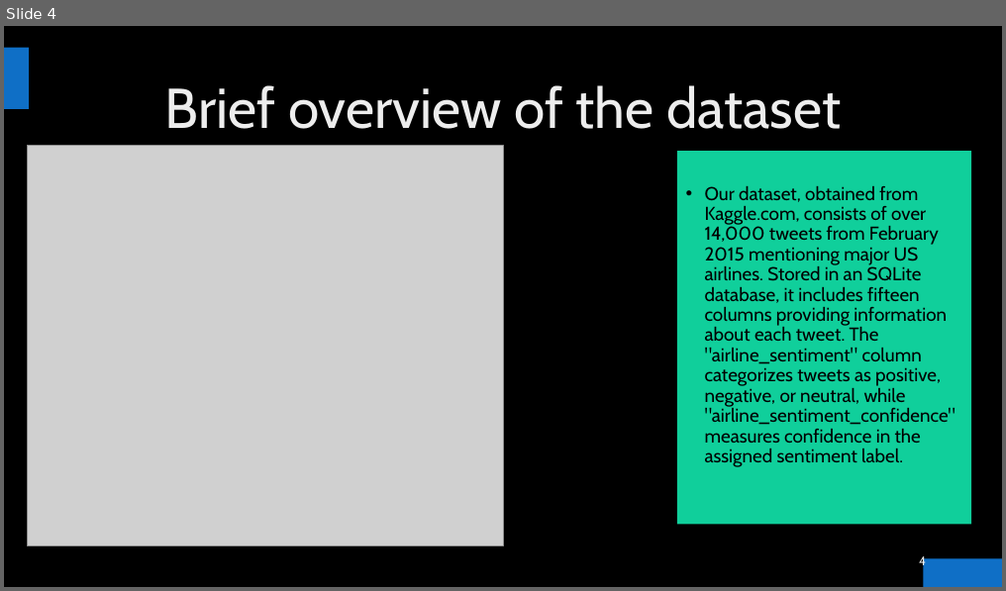
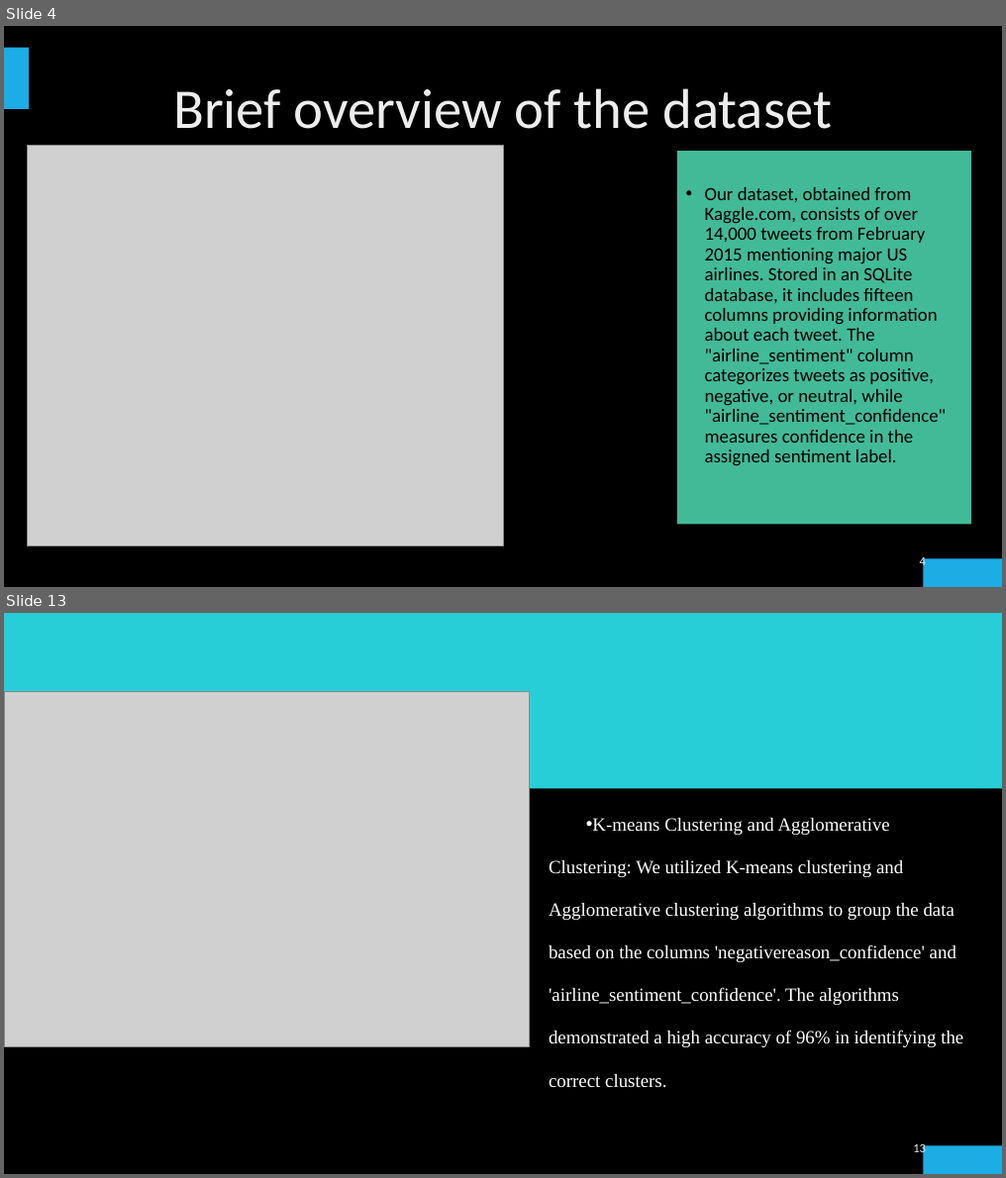
Before and after one commit to ElDon2308/Airline-Sentiment-Analysis, a slide deck: Airline Sentiment Analysis Presentation.pptx. Shown one above the other, each under a label of ours: slide 4 before the commit, slides 4 and 13 after it; the slides between them are not shown. The pictures are 1006x591 and 1006x1178 pixels, drawn with LibreOffice and Linux fonts; fonts in the diff are those of the drawing; grey boxes stand for pictures; background and template pictures are left out. Boxes give left, top, right and bottom in pixels: in the first picture for what was removed or moved away, otherwise in the second. Text is boxed around its words. In the diff, an @@ line names an element or a change of style, - is before the commit and + after.

```diff
--- a/Airline Sentiment Analysis Presentation.pptx
+++ b/Airline Sentiment Analysis Presentation.pptx
@@ slide 13 added at bbox=[4, 613, 1002, 1174], background picture (left out); not listed: 2 template elements that a slide beside it also shows @@
@@ rectangle added at bbox=[4, 613, 1002, 789], fill #27CED7 @@
@@ picture added at bbox=[4, 691, 529, 1048] @@
@@ text added at bbox=[548, 818, 963, 1088], 18 pt, text #FFFFFF @@
+• K-means Clustering and Agglomerative Clustering: We utilized K-means clustering and Agglomerative clustering algorithms to group the data based on the columns 'negativereason_confidence' and 'airline_sentiment_confidence'. The algorithms demonstrated a high accuracy of 96% in identifying the correct clusters.
@@ page number added at bbox=[913, 1145, 926, 1157], 12 pt, text gradient #9E9E9E to #EDEDED to #FFFFFF @@
+13
@@ slide 4 changed as well @@
@@ rectangle at bbox=[4, 47, 29, 109]: fill #0F6FC6 to #1CADE4 @@
@@ rectangle at bbox=[677, 151, 971, 525]: fill #10CF9B to #42BA97 @@
@@ font Cabin to Calibri in 3 elements at bbox=[173, 88, 832, 129], bbox=[705, 187, 946, 466], bbox=[920, 556, 926, 570] @@
@@ rectangle at bbox=[924, 559, 1002, 587]: fill #0F6FC6 to #1CADE4 @@
```
Also in this commit, not shown: 4 other slides changed, 9 other slides added, 6 slides removed, 2 other files.
